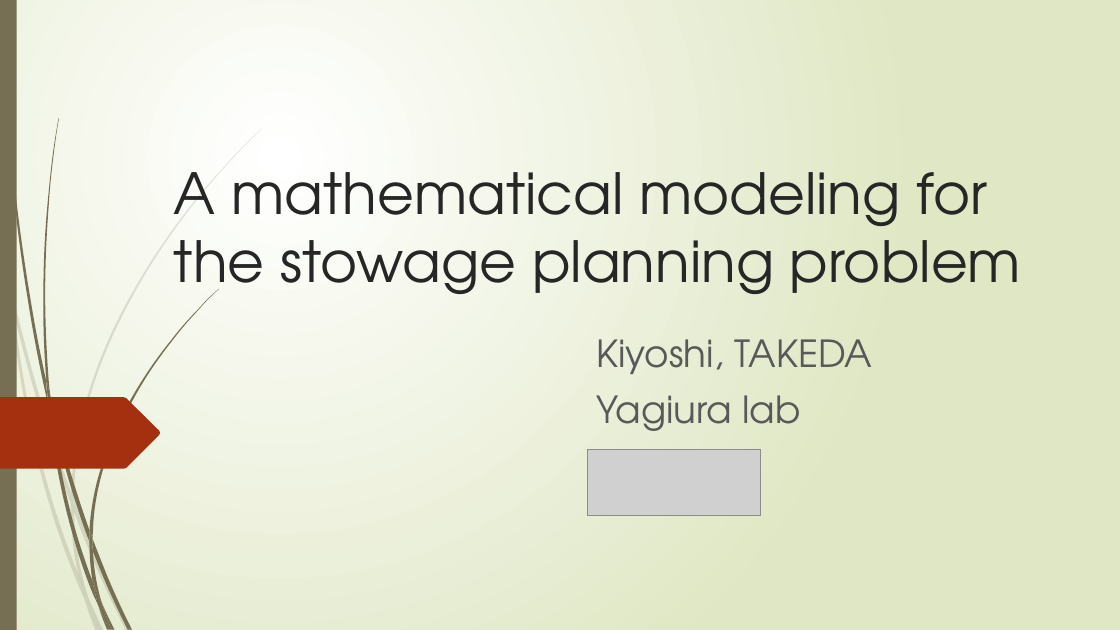
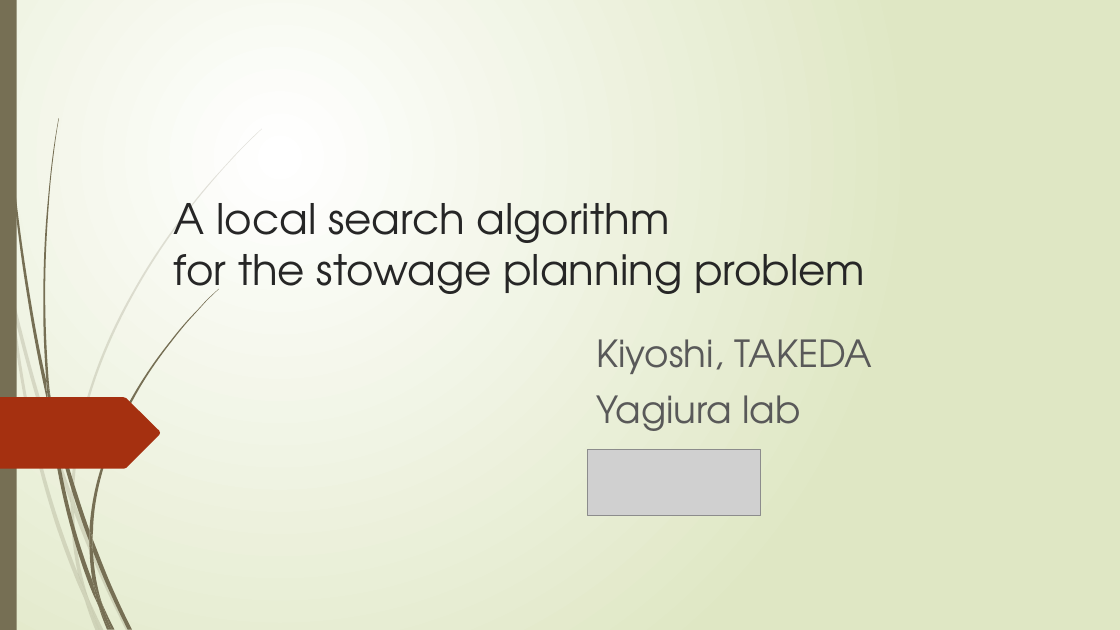
Before and after one commit to r-kurosu/kline_new, a slide deck: slide 1 of 竹田_修論発表.pptx. Drawn at 1120x630 pixels with LibreOffice and Linux fonts; fonts in the diff are those of the drawing; grey boxes stand for pictures. Boxes give left, top, right and bottom in pixels: in the first picture for what was removed or moved away, otherwise in the second. Text is boxed around its words. In the diff, an @@ line names an element or a change of style, - is before the commit and + after.

```diff
--- a/竹田_修論発表.pptx
+++ b/竹田_修論発表.pptx
@@ title at [174, 203, 865, 304]: text changed; size 48.6 to 36 pt @@
-A mathematical modeling for the stowage planning problem
+A local search algorithm
+for the stowage planning problem
```
Also in this commit, not shown: 1 slide removed.
